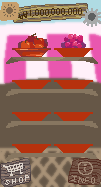
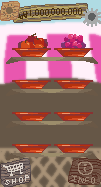
Layer changes from the first 101 x 187 image to the second:
painted on "weatherinfo" over [0, 1, 20, 21]
removed layer "price" from group "uibtn" over [68, 158, 98, 183]
renamed "레이어 3 복사" to "dish 복사", painted on it over [54, 48, 93, 57]
removed group "dish" (in "dishgp" › "4") (3 layers) from group "4" over [54, 48, 78, 57]
removed layer "레이어 5" from group "dish" over [54, 48, 78, 57]
renamed "레이어 3 복사" to "dish 복사", painted on it over [54, 80, 93, 89]
renamed "레이어 3" to "dish", painted on it over [12, 80, 51, 89]
renamed "레이어 2" to "shelf", painted on it over [6, 89, 98, 96]
renamed "레이어 3 복사" to "dish 복사", painted on it over [54, 112, 93, 121]
renamed "레이어 3" to "dish", painted on it over [12, 112, 51, 121]
renamed "레이어 2" to "shelf", painted on it over [6, 121, 98, 128]
renamed "레이어 3 복사" to "dish 복사", painted on it over [54, 144, 93, 153]
renamed "레이어 3" to "dish", painted on it over [12, 144, 51, 153]
renamed "레이어 2" to "shelf", painted on it over [6, 153, 98, 160]
